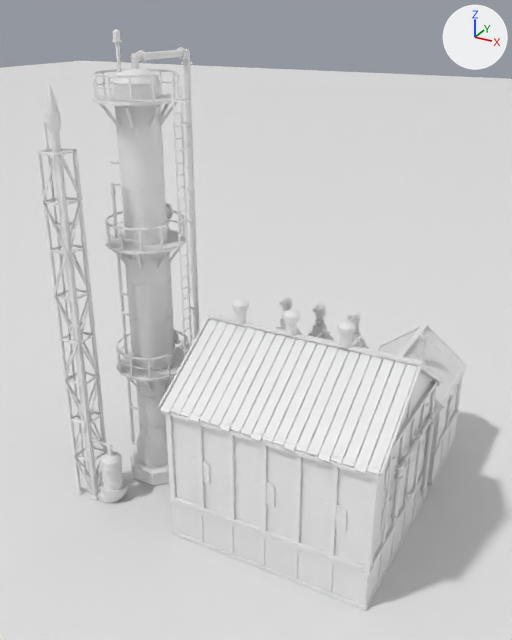
An edit to the Blender file src/DeepFrontier/Art/Source/ChemicalWorks-ReferenceStudy.blend, drawn before and after from the same camera.
The view is the same before and after, from a 50 mm camera at (4.19, -22.48, 14.21) aimed at (-5.26, -5.3, 5.62). The lights are fixed; the arrows at upper right show +X, +Y and +Z. The older version comes first. Materials are left out; every surface is plain grey.

The older version as bpy lines, for what is in view:
```python
ob_chemicalworks_agitator3 = bpy.data.objects.new('ChemicalWorks.Agitator3', me_chemicalworks_agitator3)
ob_chemicalworks_agitator3.location = (-6.32, -1.05, 3.99)
ob_chemicalworks_architecture = bpy.data.objects.new('ChemicalWorks.Architecture', me_chemicalworks_architecture)
ob_chemicalworks_architecture.location = (0.0, 0.0, 0.0)
ob_chemicalworks_beacon = bpy.data.objects.new('ChemicalWorks.Beacon', me_chemicalworks_beacon)
ob_chemicalworks_beacon.location = (-8.6, -6.75, 13.54)
ob_chemicalworks_flareflame = bpy.data.objects.new('ChemicalWorks.FlareFlame', me_chemicalworks_flareflame)
ob_chemicalworks_flareflame.location = (-9.47, -8.47, 11.75)
ob_chemicalworks_roofvent1 = bpy.data.objects.new('ChemicalWorks.RoofVent1', me_chemicalworks_roofvent1)
ob_chemicalworks_roofvent1.location = (-1.9, -6.5, 6.58)
ob_chemicalworks_roofvent2 = bpy.data.objects.new('ChemicalWorks.RoofVent2', me_chemicalworks_roofvent2)
ob_chemicalworks_roofvent2.location = (-3.5, -6.5, 6.58)
ob_chemicalworks_roofvent3 = bpy.data.objects.new('ChemicalWorks.RoofVent3', me_chemicalworks_roofvent3)
ob_chemicalworks_roofvent3.location = (-5.1, -6.5, 6.58)
ob_plane = bpy.data.objects.new('Plane', me_plane)
ob_plane.location = (0.0, 0.0, -0.04)
```
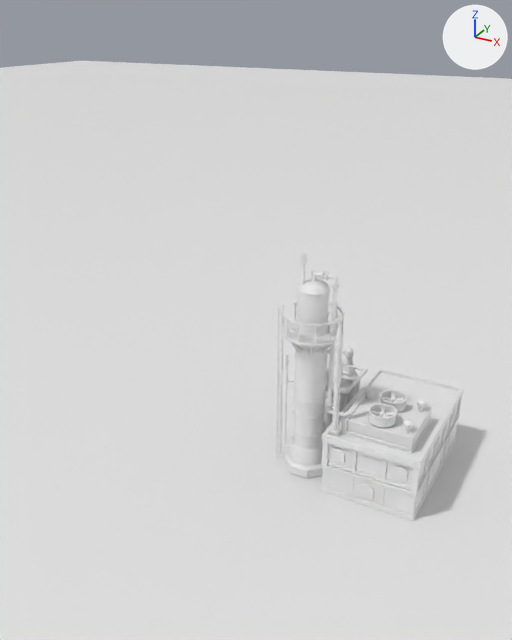
Changed parts and their boxes [x1, y1, x2, y2] in the pictures (512 x 640 px):
'ChemicalWorks.Architecture', reshaped (56% narrower, 54% shorter): before [36, 29, 468, 611]; after [276, 252, 464, 521]
'ChemicalWorks.FlareFlame', moved: before [46, 84, 58, 112]; after [335, 325, 343, 343]
'ChemicalWorks.RoofVent1', moved: before [337, 321, 356, 335]; after [417, 399, 427, 408]
'ChemicalWorks.RoofVent3', moved: before [232, 299, 249, 312]; after [403, 419, 414, 429]
'ChemicalWorks.RoofVent2', moved: before [283, 309, 300, 323]; after [364, 386, 374, 394]
'ChemicalWorks.Beacon', moved: before [113, 33, 120, 40]; after [300, 254, 307, 261]
'ChemicalWorks.Agitator3', moved (not visible before): after [326, 380, 328, 387]
part 1 of me_chemicalworks_architecture, added: after [321, 436, 456, 521]
part 2 of me_chemicalworks_architecture, added: after [321, 415, 460, 497]
part 3 of me_chemicalworks_architecture, deleted: before [36, 29, 468, 611]
part 4 of me_chemicalworks_architecture, cut back: before [447, 426, 452, 452]; after [276, 252, 464, 516]

What the commit changed:
me_chemicalworks_architecture is used by ob_chemicalworks_architecture; location (0.0, 0.0, 0.0).
me_chemicalworks_architecture had 13454 vertices, 8402 faces and spanned x -9.91..0.23, y -9.17..0.14, z -0.03..13.72.
me_chemicalworks_architecture now has 6210 vertices, 3477 faces and spans x -5.12..0.06, y -5.06..0.26, z -0.03..7.62.
me_chemicalworks_architecture part 1: a new loose piece, a box spanning x -3.03..0.03, y -5.03..0.03, z -0.03..0.14.
me_chemicalworks_architecture part 2: a new loose piece, a box spanning x -3.05..0.05, y -5.05..0.05, z 0.9..1.0.
me_chemicalworks_architecture part 3: 1577 loose pieces with 13326 vertices, spanning x -9.91..0.23, y -9.17..0.14, z -0.03..13.72, are deleted.
me_chemicalworks_architecture part 4: 19 vertices removed from x -7.0..0.03, y -2.0..0.0, z 0.0..1.23; 6085 vertices added at x -5.12..0.06, y -5.06..0.26, z 0.0..7.62.
Other edits to the shape of me_chemicalworks_architecture do not show in these pictures.
Object 'ChemicalWorks.Agitator3' (ob_chemicalworks_agitator3) moves from (-6.32, -1.05, 3.99) to (-4.0, -2.45, 2.44).
Object 'ChemicalWorks.RoofVent1' (ob_chemicalworks_roofvent1) moves from (-1.9, -6.5, 6.58) to (-0.62, -2.85, 2.81).
Object 'ChemicalWorks.RoofVent2' (ob_chemicalworks_roofvent2) moves from (-3.5, -6.5, 6.58) to (-2.38, -2.85, 2.81).
Object 'ChemicalWorks.RoofVent3' (ob_chemicalworks_roofvent3) moves from (-5.1, -6.5, 6.58) to (-0.62, -4.25, 2.81).
Object 'ChemicalWorks.Beacon' (ob_chemicalworks_beacon) moves from (-8.6, -6.75, 13.54) to (-4.25, -4.18, 7.44).
Object 'ChemicalWorks.FlareFlame' (ob_chemicalworks_flareflame) moves from (-9.47, -8.47, 11.75) to (-2.78, -4.74, 5.24).
